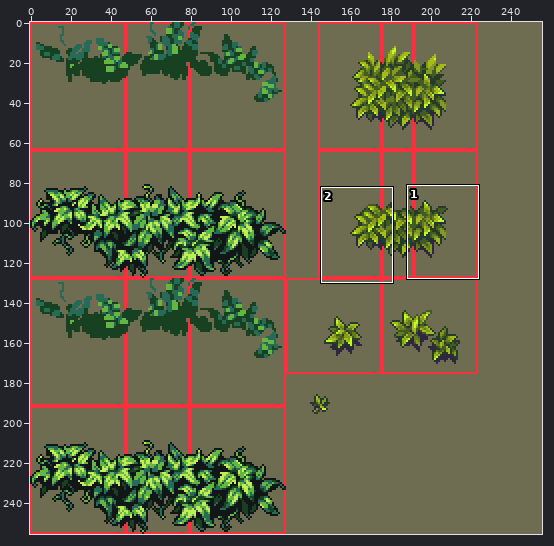
Sprite sheet: images/tiles/forest-undergrowth.png. Above, an overview of the earlier version with the close-up marked.
Close-up. Earlier state:
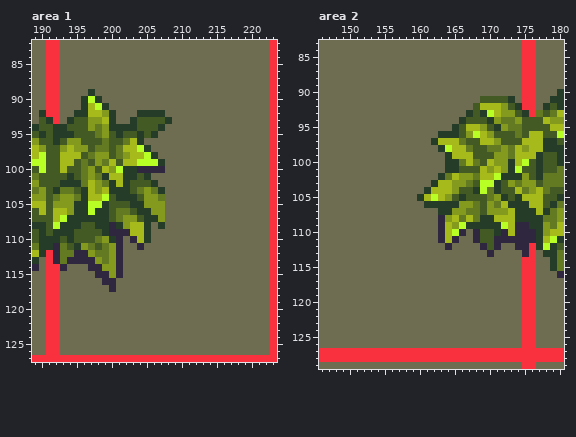
The file is 256x256 pixels. Shown: area 1: x 189..223, y 82..127; area 2: x 146..180, y 83..129. The commit also changed other parts of the picture, which this record leaves out.
Now the later version:
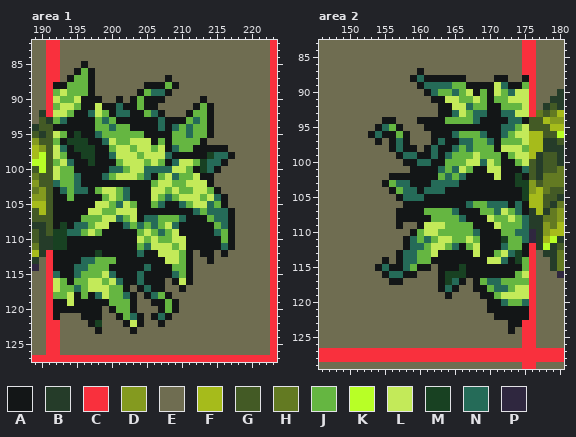
Palette (. is transparent): A #131617  B #253c29  C #f9303d  D #849a1f  E #6f6d51  F #a6bb1b  G #435a25  H #637a22  J #65b641  K #b8ff26  L #c3ea59  M #184122  N #256b58  P #2f273f
The edit:
Changed rows in their new state; - is an unchanged pixel.
Area 1:
first column x 192:
 85 ----A---------------------
 86 ---AJA--------------------
 87 --AJJA----------A---------
 88 AAJJJA-------AAAJA--------
 89 JLJJJA------AJNNA---------
 90 LJJLAAA--A-AJAAA-----A----
 91 JLLJAALAANAAJAA-----AJA---
 92 LLJAANLJANNAAJNA---AJJA---
 93 JNAAAAJNJAAAAAANAAAJNJA---
 94 AAAAAAJJNJJAAAANANJNJJA---
 95 LJAMAANJJJJJJAAAAJJNJJA---
 96 JAMMMAANLJJLLLAJAJJJJA----
 97 LNAMMMAAJLLJLLJLANJJAAAAA-
 98 LJAAMMAANLLLJLLLNAAAAAMNNA
 99 JLNAAMAAAJLLLJLJANLLJMNNA-
100 LJJAAAAANNJLLNNNNLLJAMNA--
101 LJJNAAANJLLLJNAJLNJJLAA---
102 NJJNAAAAAAAAAAJLLJJLLLA---
103 ANJNNAJLLJNAAALLJLJJLLJA--
104 AAJAAAAJLJNAAALJNJLLLJLNA-
105 AAAAAALLJNLJAAJNAANJLLNJA-
106 AAAAALLJJLLLAAAAAAAANJNNNA
107 AAAAJJJLLNJLANNJJJNAAAJNNA
108 AMANNJLLAANJNJNJLNAAAAAJNA
109 MMNNJLJAAAAAJLJNJLAAAAANJA
110 MMAAAAAAAAAALJLJJLLAAAAAJA
111 MMAAAAAAAAAAJNLLLJLAAAAANA
112 AAAAAAMAAAAANAALLLJA-AA-A-
113 AAAANNJJJAAAAAAALLJA--A---
114 AAANNJJJAAAAANAAAJJA------
115 NAANJJJLNAAANAAAANJA------
116 LJAJJLLJLNAANAAA-ALA------
117 LJJNJLLLJJA-ANAA--A-------
118 JJLAJANLJJNA-ANJA---------
119 AALAAAAAJJJA--AAJA--------
120 AAAAAAA-AJJA---AJA--------
121 A---AAA--AJNA-ANA---------
122 -----AM---ALA--A----------
123 ------A----A--------------
Area 2:
first column x 153:
 87 -------A---------------
 88 ------ANAAAAAA----AA--A
 89 -------ANNNNJJAAAALNAAJ
 90 --------ANJJNJLAJALJNLL
 91 ---------AALLJJLJAJJLLL
 92 ----------AALLNJJAAJJJL
 93 ----------AANLJNNAANNLL
 94 --AA---AAAAJJJJNAAAANNA
 95 -ANJA---AAAAAAAAAAANNJL
 96 ANAAJA---AAANJJJNAANJLL
 97 -A-ANA---ANAANNJJNAJJJL
 98 ---ANAA-ANAANJNJJJALLLJ
 99 ----ANNAANANJJJLJJJAJLL
100 -----AANNAAJJJLLNLJAAJL
101 ------AAAANJNLJAALLAAAN
102 ---AAAAAAAJNJNAAAALAAMA
103 --AJNNAAANNNNAAAAAAAAMM
104 ---AJNNANNNAAAAAAAAAAAM
105 ----ANNNAAAAAAAAAAAAAAM
106 -----AAAAAAAAANJJNNNANA
107 ----AAAAJJJJNAAAJJNLJNA
108 ----AAAAAJJJJNAAALJJLJN
109 ----A--ALLLJJJJAAALJJJN
110 ------AJLLJJJJJNAAAJJNN
111 -----ANJNJLLJJLJAAAMJJN
112 -----ANNJLLJNAJLAAANJJA
113 ----ANNJJLAAAAALAAJLNMA
114 --A-ANNJJAAAAAAAALLNAMJ
115 -ANAANJAA-AAAMAAAAAAAAJ
116 --ANNAA---AMMMAAAAAAAJL
117 ---AA-----AMNA-AJNNJJJJ
118 ----------ANA--AAJNNJLL
119 -----------A----AAJLLLL
120 -----------------AANJJN
121 -----------------AAAAAA
122 ------------------AAAAA
123 --------------------AA-
124 --------------------A--
Boxes around the changes in both close-ups, in picture pixels (x1, y1, x2, y2):
changed: (53, 61, 235, 334)
changed: (368, 68, 529, 334)
